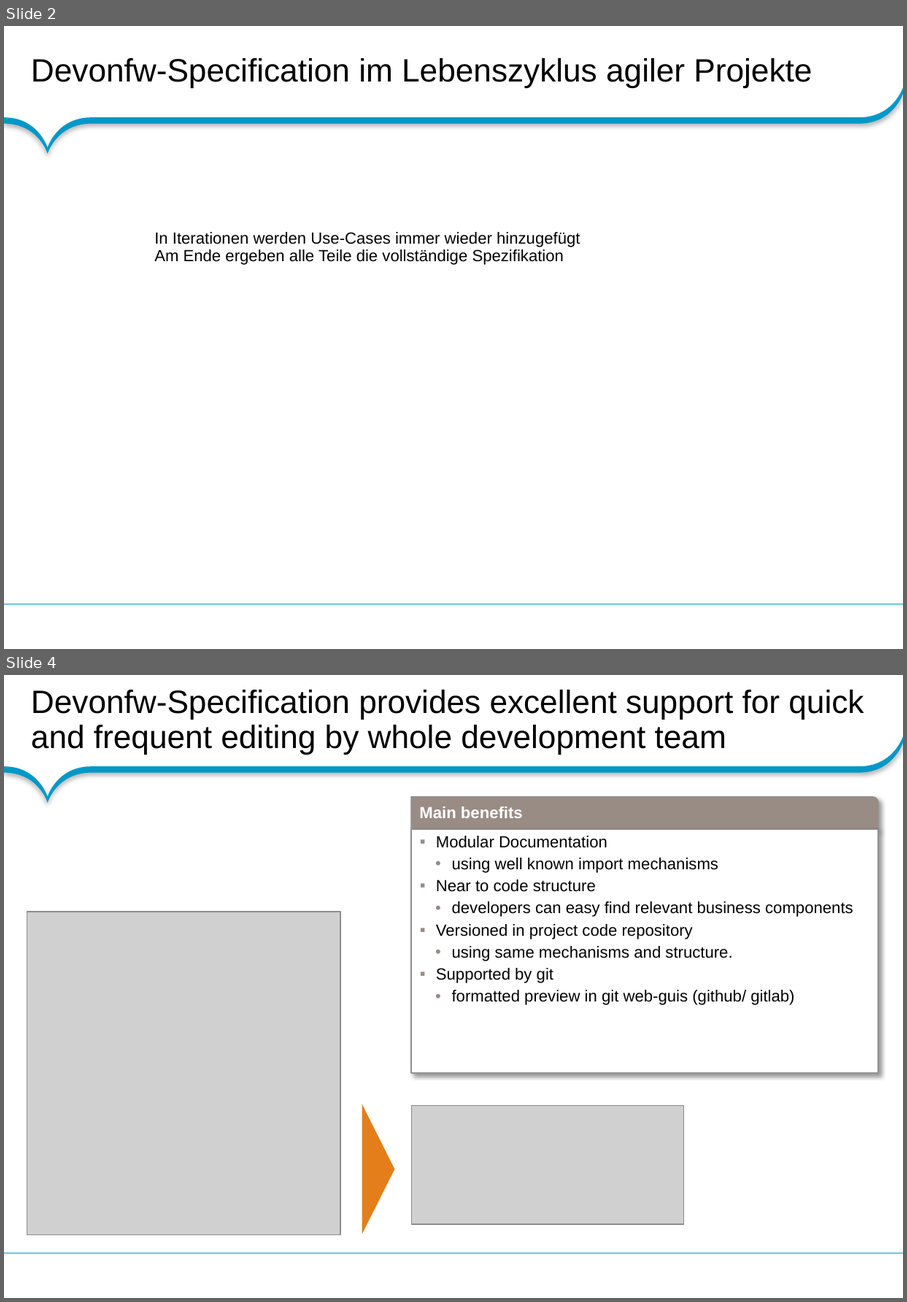
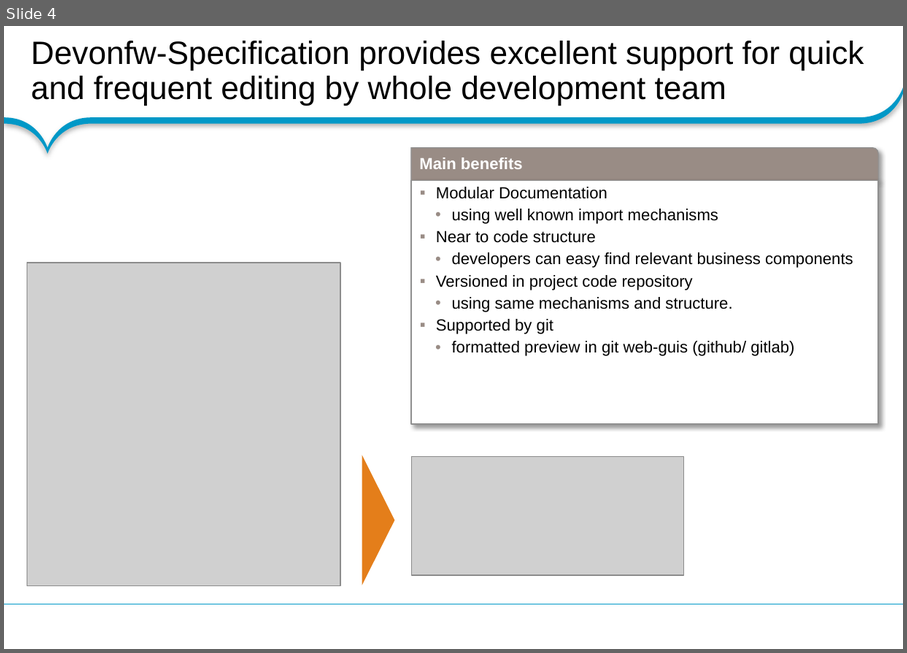
Before and after one commit to devonfw/accelerated-solution-design, a slide deck: functional_specification/MyThaiStar/concepts/rationale/20170928_Overview_MyThaiStar_Specification.pptx. Shown one above the other, each under a label of ours: slides 2 and 4 before the commit, slide 4 after it; the slides between them are not shown. The pictures are 907x1302 and 907x653 pixels, drawn with LibreOffice and Linux fonts; fonts in the diff are those of the drawing; grey boxes stand for pictures; background and template pictures are left out. Boxes give left, top, right and bottom in pixels: in the first picture for what was removed or moved away, otherwise in the second. Text is boxed around its words. In the diff, an @@ line names an element or a change of style, - is before the commit and + after.

```diff
--- a/functional_specification/MyThaiStar/concepts/rationale/20170928_Overview_MyThaiStar_Specification.pptx
+++ b/functional_specification/MyThaiStar/concepts/rationale/20170928_Overview_MyThaiStar_Specification.pptx
@@ slide 2 removed at bbox=[4, 26, 903, 649], background #FFFFFF; not listed: 2 template elements that a slide beside it also shows @@
@@ title removed at bbox=[31, 58, 812, 88] @@
-Devonfw-Specification im Lebenszyklus agiler Projekte
@@ text removed at bbox=[154, 232, 580, 265] @@
-In Iterationen werden Use-Cases immer wieder hinzugefügt
-Am Ende ergeben alle Teile die vollständige Spezifikation
```
Also in this commit, not shown: 3 slides changed, 1 slide added.
